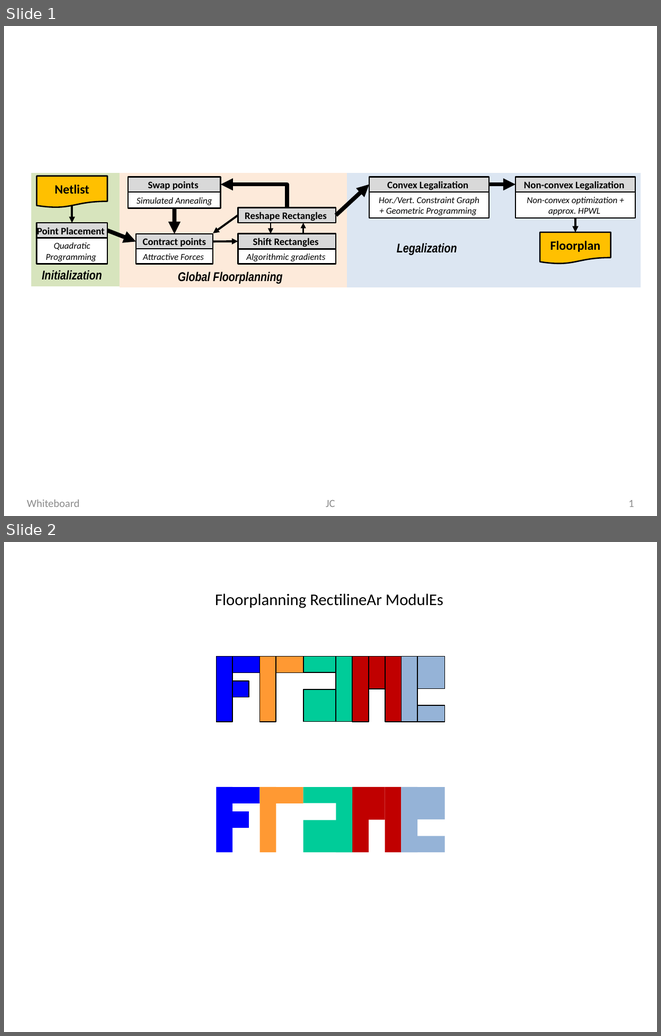
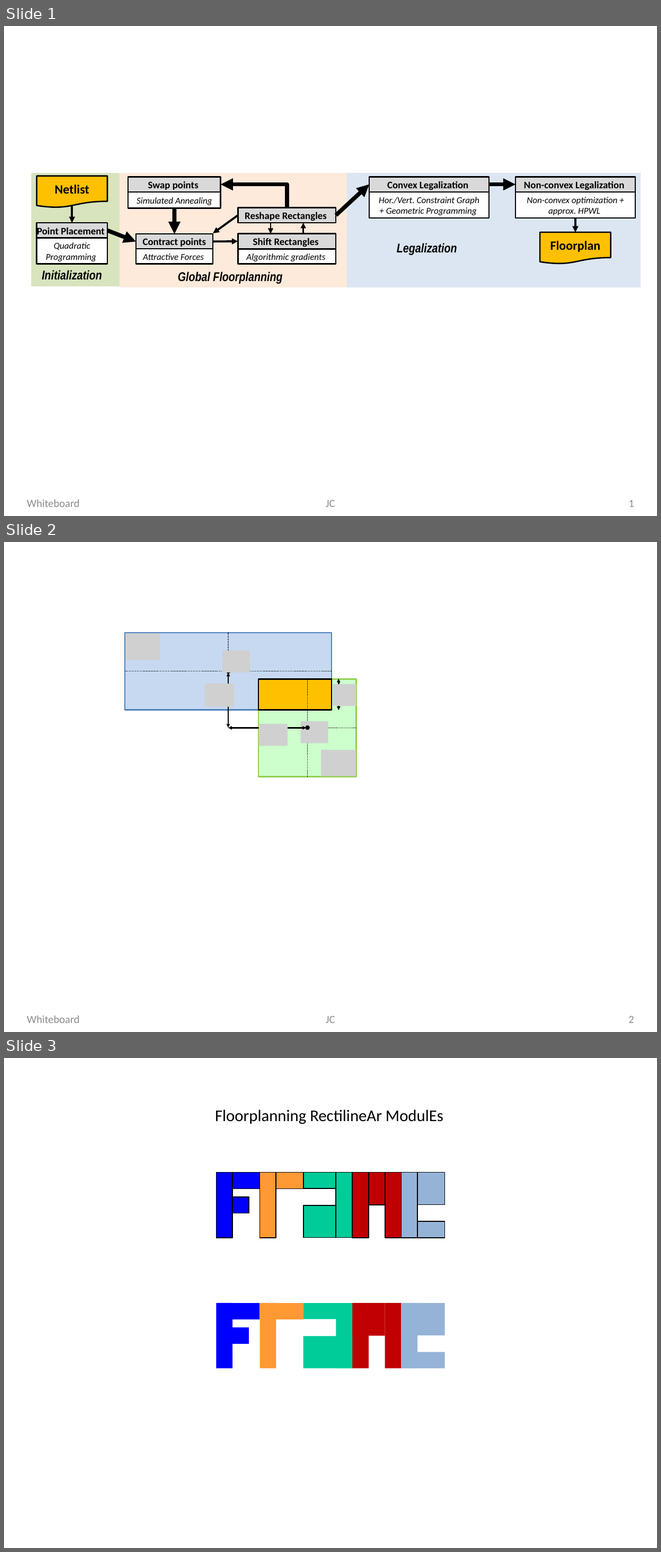
Before and after one commit to jordicf/CPUPC, a slide deck: doc/pict/Floorplan_picts.pptx. Shown one above the other, each under a label of ours: slides 1 and 2 before the commit, slides 1, 2 and 3 after it. The pictures are 661x1036 and 661x1552 pixels, drawn with LibreOffice and Linux fonts; fonts in the diff are those of the drawing; grey boxes stand for pictures. Boxes give left, top, right and bottom in pixels: in the first picture for what was removed or moved away, otherwise in the second. Text is boxed around its words. In the diff, an @@ line names an element or a change of style, - is before the commit and + after.

```diff
--- a/doc/pict/Floorplan_picts.pptx
+++ b/doc/pict/Floorplan_picts.pptx
@@ slide 2 added at [4, 542, 657, 1032], background #FFFFFF @@
@@ group added at [125, 633, 356, 777]: 7 pictures, 4 lines, 3 rectangles, 3 double arrows, 2 ellipses @@
@@ text added at [27, 1015, 80, 1023], 12 pt, text #8C8C8C @@
+Whiteboard
@@ text added at [326, 1016, 335, 1023], 12 pt, text #8C8C8C @@
+JC
@@ page number added at [628, 1016, 634, 1023], 12 pt, text #8C8C8C @@
+2
@@ what was slide 2 is now slide 3 @@
```
Also in this commit, not shown: 2 other files.
